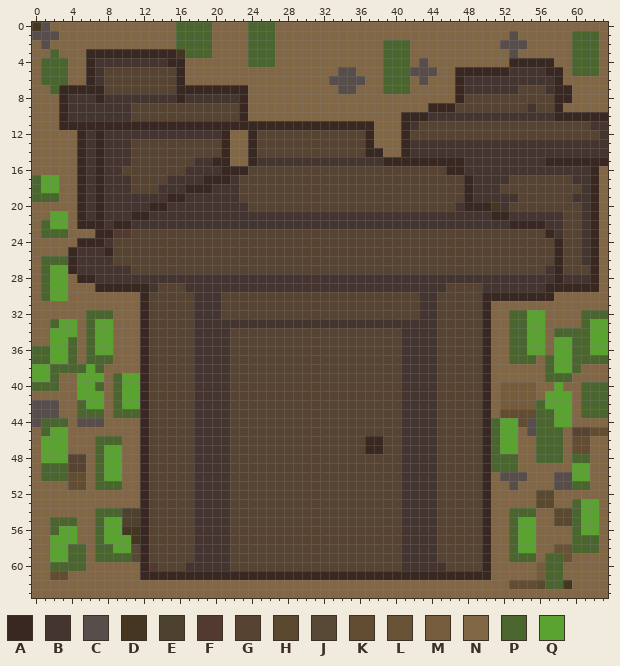
Edited in one commit: pixel-art sprite (images/village.png). This is how it looked before the edit.
The file is 64x64 pixels. Colours within 5 levels of each other are drawn and written as one.
Palette (. is transparent): A #382821  B #453530  C #574d4a  D #453621  E #4c422f  F #523a30  G #574331  H #5b492f  J #574935  K #624d32  L #695336  M #755c3d  N #816745  P #4a652e  Q #5ba330
Pixels before (only the part around the change), first column x 0:
 0 DCNNNNNNNNNNNNNNPPPPNNNNPPPNNNNNNNNNNNNNNNNNNNNNNNNNNNNNNNNNNNNN
 1 CCCNNNNNNNNNNNNNPPPPNNNNPPPNNNNNNNNNNNNNNNNNNNNNNNNNNCNNNNNNPPPN
 2 NCNNNNNNNNNNNNNNPPPPNNNNPPPNNNNNNNNNNNNPPPNNNNNNNNNNCCCNNNNNPPPN
 3 NNPNNNAAAAAAAAAADPPPNNNNPPPNNNNNNNNNNNNPPPNNNNNNNNNNNCNNNNNNPPPN
 4 NPPPNNABBBBBBBBAANNNNNNNPPPNNNNNNNNNNNNPPPNCNNNNNNNNNAAAAANNPPPN
 5 NPPPNNABGGGGGGGGANNNNNNNNNNNNNNNNNCCNNNPPPCCCNNAAAAAABBBBAANPPPN
 6 NPPPNNABGGGGGGGGANNNNNNNNNNNNNNNNCCCCNNPPPNCNNNABBBBBBBBBBANNNNN
 7 NNPAAAAAGGGGGGGGAAAAAAAANNNNNNNNNNCCNNNPPPNNNNNABBBBBBGGGBAANNNN
 8 NNNABBBABBBBBBBBABBBBBBANNNNNNNNNNNNNNNNNNNNNNNAGGGGGGGGGGAANNNN
 9 NNNABBBBBBBGGGGGGGGGGGGANNNNNNNNNNNNNNNNNNNNAAAGGGGGGGGBGGANNNNN
10 NNNABBBBBBBGGGGGGGGGGGGANNNNNNNNNNNNNNNNNAAABBBBBBBBBBBBBBAAAAAA
11 NNNAAAAAAAAAAAAAAAAAAAAAAAAAAAAAAAAAAANNNABGGGGGGGGGGGGGGGGGGGBB
12 NNNNNABABBBBBBBBBBBBBANNAGGGGGGGGGGGGANNNAGGGGGGGGGGGGGGGGGGGGGB
13 NNNNNABABBBGGGGGGGGGGANNAGGGGGGGGGGGGANNNABBBBBBBBBBBBBBBBBBBBBB
14 NNNNNABABBBGGGGGGGGGGANNAGGGGGGGGGGGGAANNABBBBBBBBBBBBBBBBBBBBBB
15 NNNNNABABBBGGGGGGGBBAANNABBBBBBBBBBBBBBAAAAAAAAABBBBBBBBBAAAAAAA
16 NNNNNABABBGGGGGGGBBBBAAAGGGGGGGGGGGGGGGGGGGGGGAABBBBBBBBBBBBBBAN
17 PQQNNABABBBGGGGBBBBAAABGGGGGGGGGGGGGGGGGGGGGGGGGABBBBGGGGGGGBBAN
18 PQQNNABABBBGGGBBBAAABBBGGGGGGGGGGGGGGGGGGGGGGGGGABBBGGGGGGGGGBAN
19 PPPNNABABBBBBBBAABBBBBBGGGGGGGGGGGGGGGGGGGGGGGGGABBBBBGGGGGGBBAN
20 NNNNNABABBBBBAABBBBBBBBBGGGGGGGGGGGGGGGGGGGGGGGBAAADBGGGGGGGGBAN
21 NNQQNABABBBAABBBBBBBBBBBBBBBBBBBBBBBBBBBBBBBBBBBBBBAABBBBBBGGBAN
22 NPQQNAAABAABBBBBBBBBBBBBBBBBBBBBBBBBBBBBBBBBBBBBBBBBBAAAABBGGBAN
23 NPPPNNNAAFFGGGGGGGGGGGGGGGGGGGGGGGGGGGGGGGGGGGGGGGGGGGGGGABGGBAN
24 NNNNNAAABGGGGGGGGGGGGGGGGGGGGGGGGGGGGGGGGGGGGGGGGGGGGGGGGGAGGBAN
25 NNNNABBBAGGGGGGGGGGGGGGGGGGGGGGGGGGGGGGGGGGGGGGGGGGGGGGGGGAGGBAN
26 NPPPABBBBGGGGGGGGGGGGGGGGGGGGGGGGGGGGGGGGGGGGGGGGGGGGGGGGGAGGBAN
27 NPQQABBBBBBGGGGGGGGGGGGGGGGGGGGGGGGGGGGGGGGGGGGGGGGGGGGGGBAGGGAN
28 NPQQNAABBBBBBBBBBBBBBBBBBBBBBBBBBBBBBBBBBBBBBBBBBBBBBBBBBBABBBAN
29 NPQQNNNAAAAAABGGGBBBBBBBBBBBBBBBBBBBBBBBBBBBBBGGGGBBBBBBBAAAAAAN
30 NPQQNNNNNNNNAGGGGGBBBGGGGGGGGGGGGGGGGGGGGGGBBGGGGGAAAAAAAANNNNNN
31 NNNNNNNNNNNNAGGGGGBBBGGGGGGGGGGGGGGGGGGGGGGBBGGGGGANNNNNNNNNNNNN
32 NNNNNNPPPNNNAGGGGGBBBGGGGGGGGGGGGGGGGGGGGGGBBGGGGGANNPPQQNNNNPPP
33 NNPQQNPQQNNNAGGGGGBBBBBBBBBBBBBBBBBBBBBBBBBBBGGGGGANNPPQQNNNNPQQ
34 NNQQQNPQQNNNAGGGGGBBBBGGGGGGGGGGGGGGGGGGGBBBBGGGGGANNPPQQNPPPPQQ
35 NNQQPNPQQNNNAGGGGGBBBBGGGGGGGGGGGGGGGGGGGBBBBGGGGGANNPPQQNQQPPQQ
36 PPQQPNPQQNNNAGGGGGBBBBGGGGGGGGGGGGGGGGGGGBBBBGGGGGANNPPQQNQQPPQQ
37 PPQQPNPPPNNNAGGGGGBBBBGGGGGGGGGGGGGGGGGGGBBBBGGGGGANNPPPNPQQPPPP
38 QQPPPPQPNNNNAGGGGGBBBBGGGGGGGGGGGGGGGGGGGBBBBGGGGGANNNNNNPQQPNNN
39 QQPNNQQQNPQQAGGGGGBBBBGGGGGGGGGGGGGGGGGGGBBBBGGGGGANNNNNNPPPNNNN
40 PPPNNQQPNPQQAGGGGGBBBBGGGGGGGGGGGGGGGGGGGBBBBGGGGGANMMMMNNQNNPPP
41 NNNNNQQQNPQQAGGGGGBBBBGGGGGGGGGGGGGGGGGGGBBBBGGGGGANMMMMNQQQNPPP
42 CCCNNPQQNPQQAGGGGGBBBBGGGGGGGGGGGGGGGGGGGBBBBGGGGGANMMMMPQQQNPPP
43 CCCNNPPPNPPPAGGGGGBBBBGGGGGGGGGGGGGGGGGGGBBBBGGGGGANKKKKPPQQNPPP
44 CPPPNCCCNNNNAGGGGGBBBBGGGGGGGGGGGGGGGGGGGBBBBGGGGGAPQQKCPPQQNNNN
45 NPQQNNNNNNNNAGGGGGBBBBGGGGGGGGGGGGGGGGGGGBBBBGGGGGAPQQNCPPPNGGKK
46 NQQQNNNPPPNNAGGGGGBBBBGGGGGGGGGGGGGGGAAGGBBBBGGGGGAPQQNNPPPNKKNN
47 NQQQNNNPQQNNAGGGGGBBBBGGGGGGGGGGGGGGGAAGGBBBBGGGGGAPQQNNPPPNKKNN
48 NQQQGGNPQQNNAGGGGGBBBBGGGGGGGGGGGGGGGGGGGBBBBGGGGGAPPPNNPPPNPPNN
49 NPPPGGNPQQNNAGGGGGBBBBGGGGGGGGGGGGGGGGGGGBBBBGGGGGAPPPNNNNNNQQNN
50 NPPPKKNPQQNNAGGGGGBBBBGGGGGGGGGGGGGGGGGGGBBBBGGGGGANCCCNNNCCQQNN
51 NNNNKKNPPPNNAGGGGGBBBBGGGGGGGGGGGGGGGGGGGBBBBGGGGGANNCNNNNCCPPNN
52 NNNNNNNNNNNNAGGGGGBBBBGGGGGGGGGGGGGGGGGGGBBBBGGGGGANNNNNHHNNNNNN
53 NNNNNNNNNNNNAGGGGGBBBBGGGGGGGGGGGGGGGGGGGBBBBGGGGGANNNNNHHNNPQQN
54 NNNNNNNPPPEEAGGGGGBBBBGGGGGGGGGGGGGGGGGGGBBBBGGGGGANNPPPNNHHPQQN
55 NNPPPNNPQQEEAGGGGGBBBBGGGGGGGGGGGGGGGGGGGBBBBGGGGGANNPQQNNHHPQQN
56 NNPQQNNPQQDDAGGGGGBBBBGGGGGGGGGGGGGGGGGGGBBBBGGGGGANNPQQNNNNPQQN
57 NNQQQNNPQQQDAGGGGGBBBBGGGGGGGGGGGGGGGGGGGBBBBGGGGGANNPQQNNNNPPPN
58 NNQQPPNPPQQJAGGGGGBBBBGGGGGGGGGGGGGGGGGGGBBBBGGGGGANNPQQNNLLPPPN
59 NNQQPPNPPPPJAGGGGGBBBBGGGGGGGGGGGGGGGGGGGBBBBGGGGGANNPPPNPPLNNNN
60 NNPPPPNNNNNNAFGGGBBBBBGGGGGGGGGGGGGGGGGGGBBBBBGGGGANNNNNMPPNNNNN
61 NNKKNNNNNNNNAAAAAAAAAAAAAAAAAAAAAAAAAAAAAAAAAAAAAAANNNNNMPPNNNNN
62 NNNNNNNNNNNNNNNNNNNNNNNNNNNNNNNNNNNNNNNNNNNNNNNNNNNNNKKKHPPDNNNN
63 NNNNNNNNNNNNNNNNNNNNNNNNNNNNNNNNNNNNNNNNNNNNNNNNNNNNNNNNNNNNNNNN
New version:
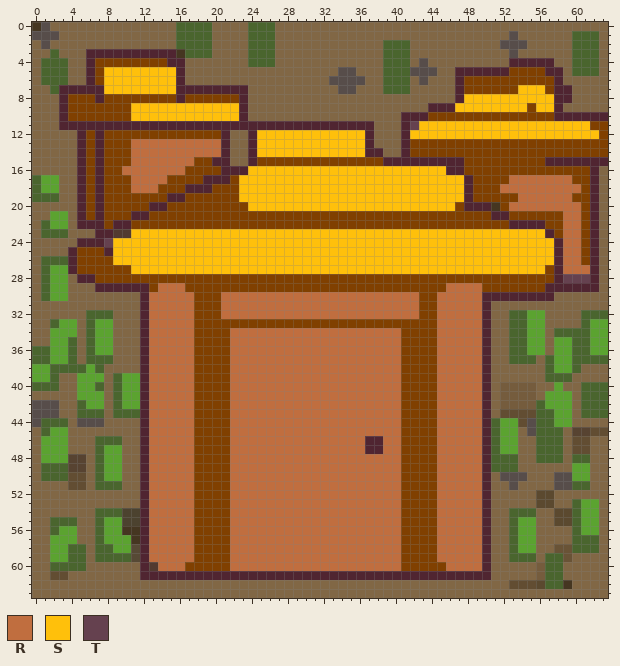
Colours new in this view: R #c06e3f  S #ffc00b  T #65414f
From old to new:
colour A: #382821 -> #502531
colour B: #453530 -> #804000
y 5..6: x 8..15 GGGGGGGG -> SSSSSSSS
y 7: x 8..15 GGGGGGGG -> SSSSSSSS; x 54..56 GGG -> SSS
y 8: x 48..57 GGGGGGGGGG -> SSSSSSSSSS
y 9: x 11..22 GGGGGGGGGGGG -> SSSSSSSSSSSS; x 47..54 GGGGGGGG -> SSSSSSSS; x 56..57 GG -> SS
y 10: x 11..22 GGGGGGGGGGGG -> SSSSSSSSSSSS
y 11: x 42..61 BGGGGGGGGGGGGGGGGGGG -> TSSSSSSSSSSSSSSSSSSS
y 12: x 25..36 GGGGGGGGGGGG -> SSSSSSSSSSSS; x 42..62 GGGGGGGGGGGGGGGGGGGGG -> SSSSSSSSSSSSSSSSSSSSS
y 13..14: x 11..20 GGGGGGGGGG -> RRRRRRRRRR; x 25..36 GGGGGGGGGGGG -> SSSSSSSSSSSS
y 15: x 11..17 GGGGGGG -> RRRRRRR
y 16: x 10..16 GGGGGGG -> RRRRRRR; x 24..45 GGGGGGGGGGGGGGGGGGGGGG -> SSSSSSSSSSSSSSSSSSSSSS
y 17: x 11..14 GGGG -> RRRR; x 23..47 GGGGGGGGGGGGGGGGGGGGGGGGG -> SSSSSSSSSSSSSSSSSSSSSSSSS; x 53..59 GGGGGGG -> RRRRRRR
y 18: x 11..13 GGG -> RRR; x 23..47 GGGGGGGGGGGGGGGGGGGGGGGGG -> SSSSSSSSSSSSSSSSSSSSSSSSS; x 52..60 GGGGGGGGG -> RRRRRRRRR
y 19: x 23..47 GGGGGGGGGGGGGGGGGGGGGGGGG -> SSSSSSSSSSSSSSSSSSSSSSSSS; x 54..59 GGGGGG -> RRRRRR
y 20: x 24..46 GGGGGGGGGGGGGGGGGGGGGGG -> SSSSSSSSSSSSSSSSSSSSSSS; x 53..60 GGGGGGGG -> RRRRRRRR
y 21..22: x 59..60 GG -> RR
y 23: x 11..56 GGGGGGGGGGGGGGGGGGGGGGGGGGGGGGGGGGGGGGGGGGGGGG -> SSSSSSSSSSSSSSSSSSSSSSSSSSSSSSSSSSSSSSSSSSSSSS; x 59..60 GG -> RR
y 24: x 8..57 BGGGGGGGGGGGGGGGGGGGGGGGGGGGGGGGGGGGGGGGGGGGGGGGGG -> TSSSSSSSSSSSSSSSSSSSSSSSSSSSSSSSSSSSSSSSSSSSSSSSSS; x 59..60 GG -> RR
y 25..26: x 9..57 GGGGGGGGGGGGGGGGGGGGGGGGGGGGGGGGGGGGGGGGGGGGGGGGG -> SSSSSSSSSSSSSSSSSSSSSSSSSSSSSSSSSSSSSSSSSSSSSSSSS; x 59..60 GG -> RR
y 27: x 11..56 GGGGGGGGGGGGGGGGGGGGGGGGGGGGGGGGGGGGGGGGGGGGGG -> SSSSSSSSSSSSSSSSSSSSSSSSSSSSSSSSSSSSSSSSSSSSSS; x 59..61 GGG -> RRR
y 28: x 59..61 BBB -> TTT
y 29: x 14..16 GGG -> RRR; x 46..49 GGGG -> RRRR
y 30..32: x 13..17 GGGGG -> RRRRR; x 21..42 GGGGGGGGGGGGGGGGGGGGGG -> RRRRRRRRRRRRRRRRRRRRRR; x 45..49 GGGGG -> RRRRR
y 33: x 13..17 GGGGG -> RRRRR; x 45..49 GGGGG -> RRRRR
y 34..45: x 13..17 GGGGG -> RRRRR; x 22..40 GGGGGGGGGGGGGGGGGGG -> RRRRRRRRRRRRRRRRRRR; x 45..49 GGGGG -> RRRRR
y 46..47: x 13..17 GGGGG -> RRRRR; x 22..36 GGGGGGGGGGGGGGG -> RRRRRRRRRRRRRRR; x 39..40 GG -> RR; x 45..49 GGGGG -> RRRRR
y 48..59: x 13..17 GGGGG -> RRRRR; x 22..40 GGGGGGGGGGGGGGGGGGG -> RRRRRRRRRRRRRRRRRRR; x 45..49 GGGGG -> RRRRR
y 60: x 14..16 GGG -> RRR; x 22..40 GGGGGGGGGGGGGGGGGGG -> RRRRRRRRRRRRRRRRRRR; x 46..49 GGGG -> RRRR
Pixel boxes of the changes (left, top, right, bottom) in both pictures:
changed: (59, 49, 608, 580)
